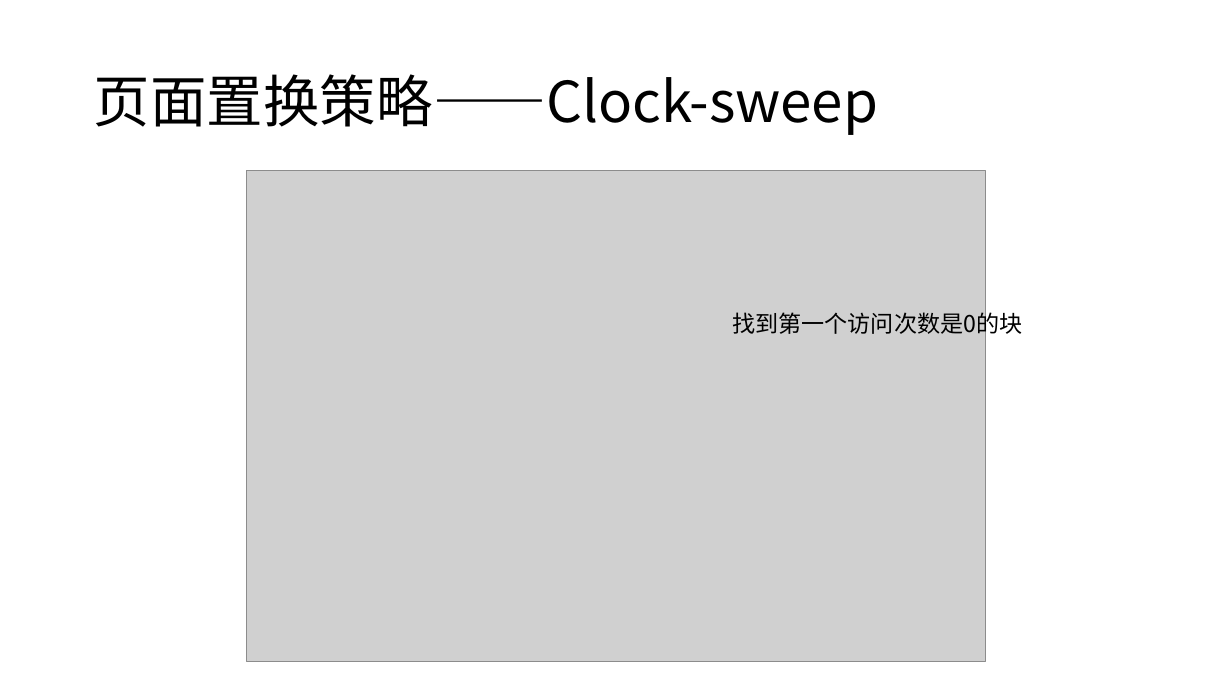
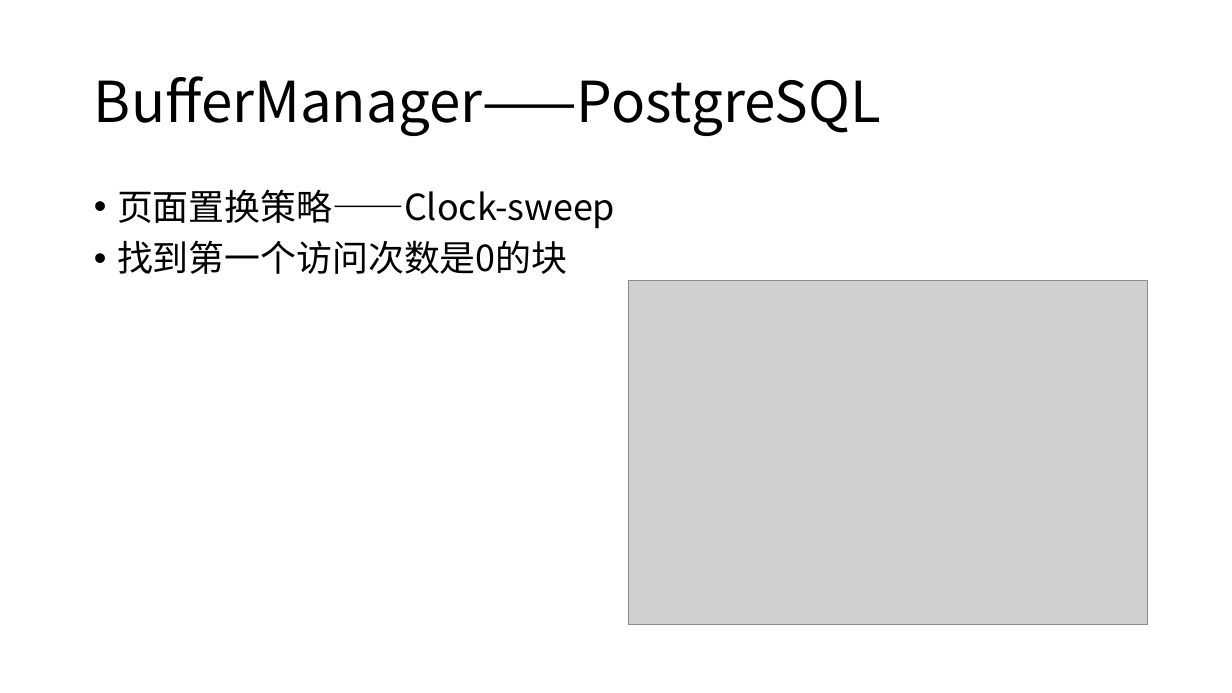
Before and after one commit to yummyliu/papers, a slide deck: slide 13 of 工作分享.pptx (slide 14 before the commit). Drawn at 1232x693 pixels with LibreOffice and Linux fonts; fonts in the diff are those of the drawing; grey boxes stand for pictures. Boxes give left, top, right and bottom in pixels: in the first picture for what was removed or moved away, otherwise in the second. Text is boxed around its words. In the diff, an @@ line names an element or a change of style, - is before the commit and + after.

```diff
--- a/工作分享.pptx
+++ b/工作分享.pptx
@@ title at (94, 76, 881, 136): text changed @@
-页面置换策略——Clock-sweep
+BufferManager——PostgreSQL
@@ text added at (117, 189, 615, 274), 28 pt, text #000000 @@
+• 页面置换策略——Clock-sweep
+• 找到第一个访问次数是0的块
@@ picture: place and size @@
-picture at (247, 171, 986, 662)
+picture at (629, 280, 1148, 624)
@@ text removed at (732, 309, 1022, 338) @@
-找到第一个访问次数是0的块
```
Also in this commit, not shown: 19 other slides changed, 7 slides added, 8 slides removed.
